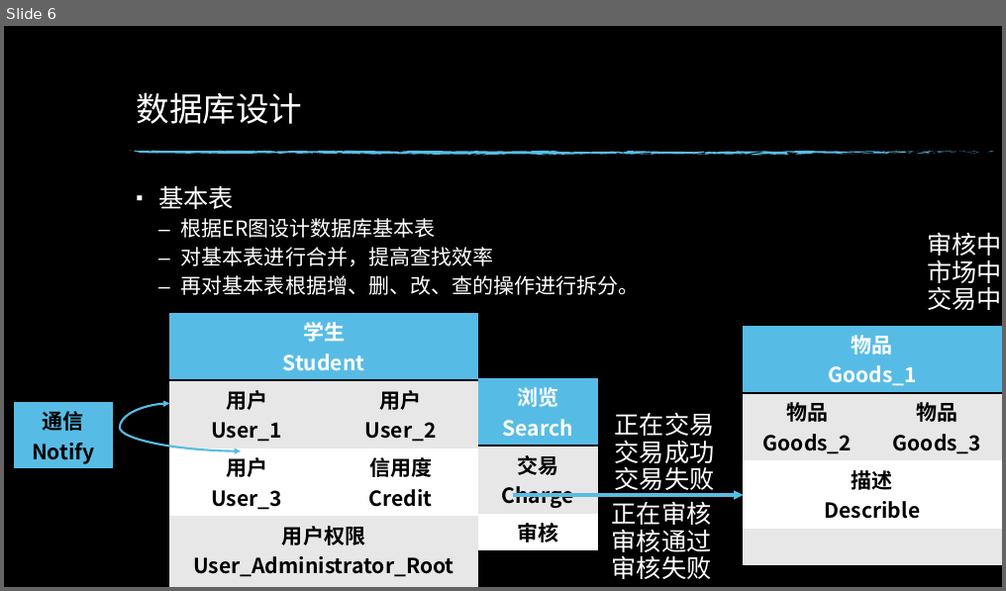
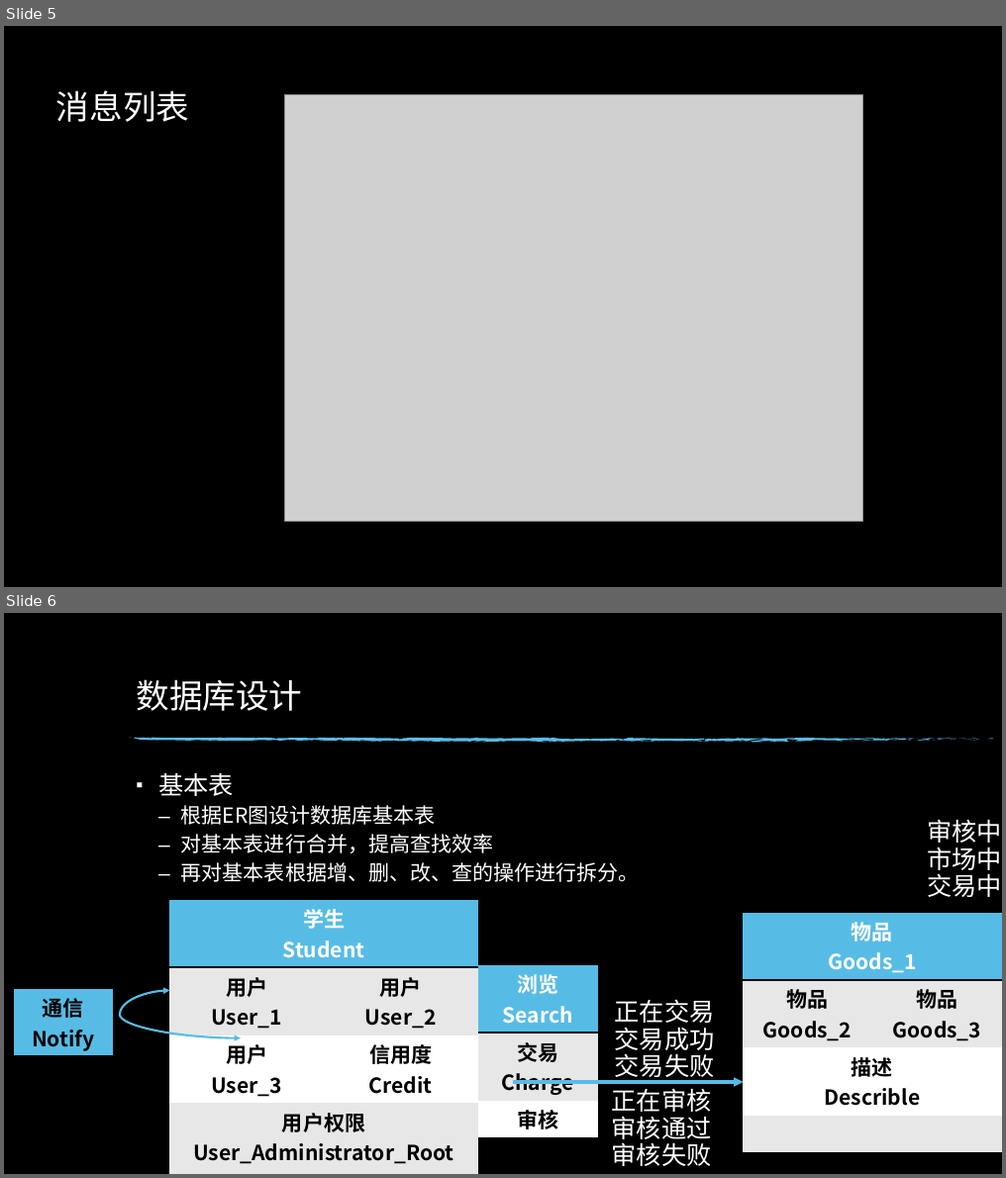
Before and after one commit to mycraftmw/db-course, a slide deck: 展示ppt.pptx. Shown one above the other, each under a label of ours: slide 6 before the commit, slides 5 and 6 after it. The pictures are 1006x591 and 1006x1178 pixels, drawn with LibreOffice and Linux fonts; fonts in the diff are those of the drawing; grey boxes stand for pictures; background and template pictures are left out. Boxes give left, top, right and bottom in pixels: in the first picture for what was removed or moved away, otherwise in the second. Text is boxed around its words. In the diff, an @@ line names an element or a change of style, - is before the commit and + after.

```diff
--- a/展示ppt.pptx
+++ b/展示ppt.pptx
@@ slide 5 added at bbox=[4, 26, 1002, 587], background picture (left out) @@
@@ text added at bbox=[56, 90, 189, 122], 32 pt, text #FFFFFF @@
+消息列表
@@ picture added at bbox=[285, 95, 862, 522] @@
```
Also in this commit, not shown: 1 slide changed, 3 other slides added, 4 slides removed, 12 other files.
